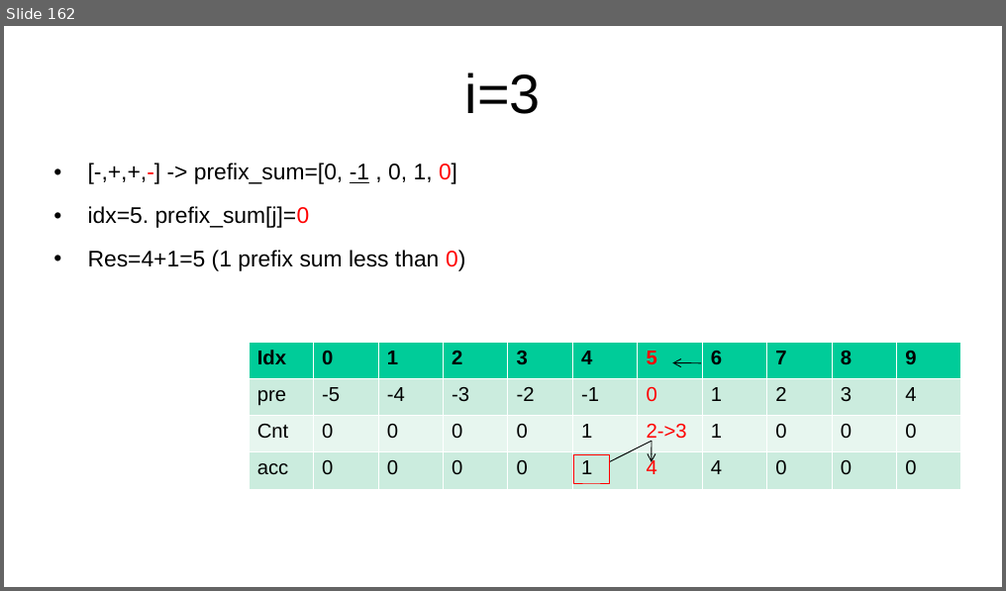
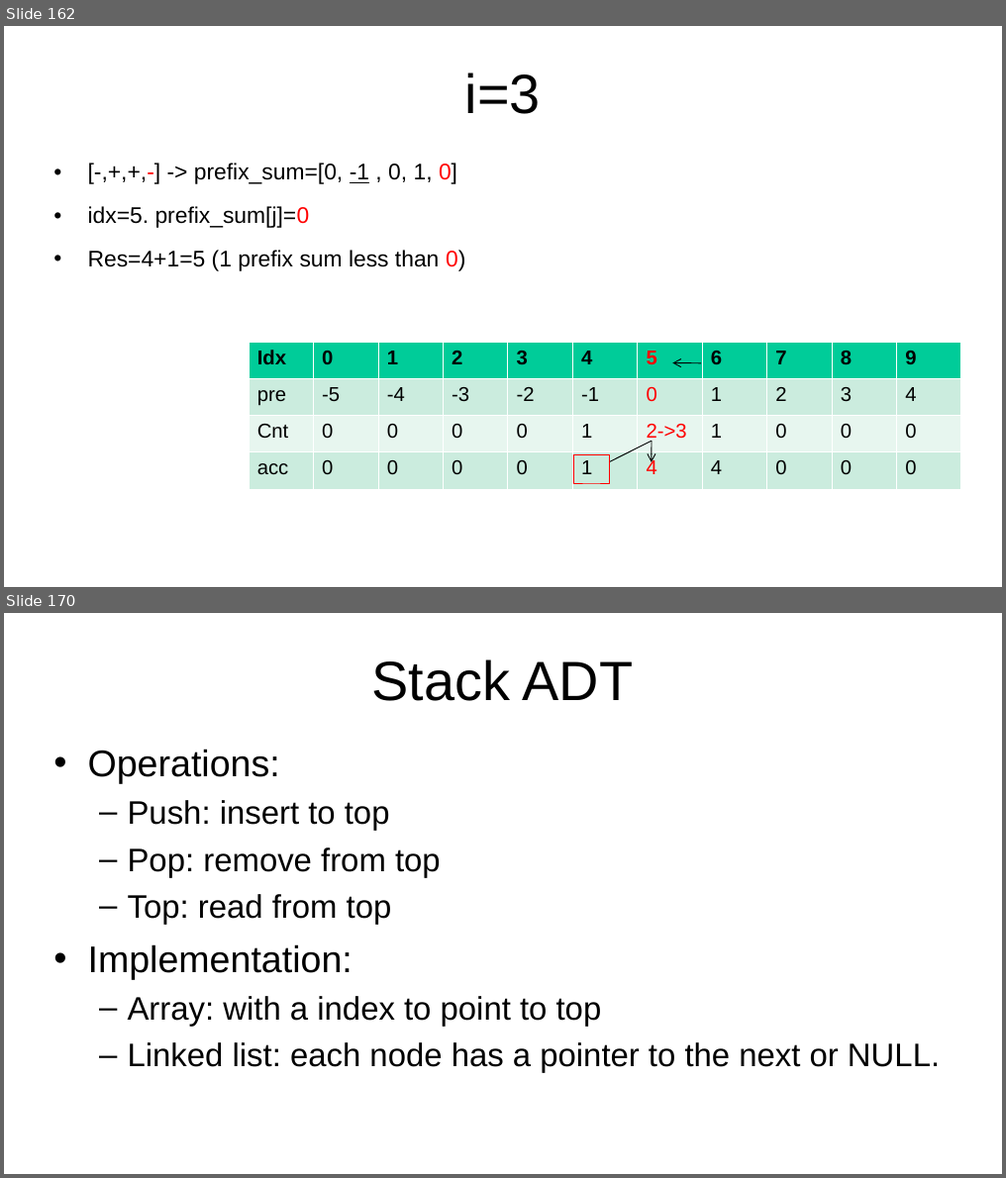
Before and after one commit to kindaichinisan/CompetitiveProgramming, a slide deck: MyCode/competitive_programming.ppt. Shown one above the other, each under a label of ours: slide 162 before the commit, slides 162 and 170 after it; the slides between them are not shown. The pictures are 1006x591 and 1006x1178 pixels, drawn with LibreOffice and Linux fonts; fonts in the diff are those of the drawing. Boxes give left, top, right and bottom in pixels: in the first picture for what was removed or moved away, otherwise in the second. Text is boxed around its words. In the diff, an @@ line names an element or a change of style, - is before the commit and + after.

```diff
--- a/MyCode/competitive_programming.ppt
+++ b/MyCode/competitive_programming.ppt
@@ slide 170 added at (4, 613, 1002, 1174), background #FFFFFF @@
@@ title added at (372, 660, 634, 701), 44 pt, text #000000 @@
+Stack ADT
@@ text added at (88, 749, 940, 1073), 25.9 pt, text #000000 @@
+• Operations:
+  – Push: insert to top
+  – Pop: remove from top
+  – Top: read from top
+• Implementation:
+  – Array: with a index to point to top
+  – Linked list: each node has a pointer to the next or NULL.
```
Also in this commit, not shown: 1 slide changed, 22 other slides added, 4 other files.
